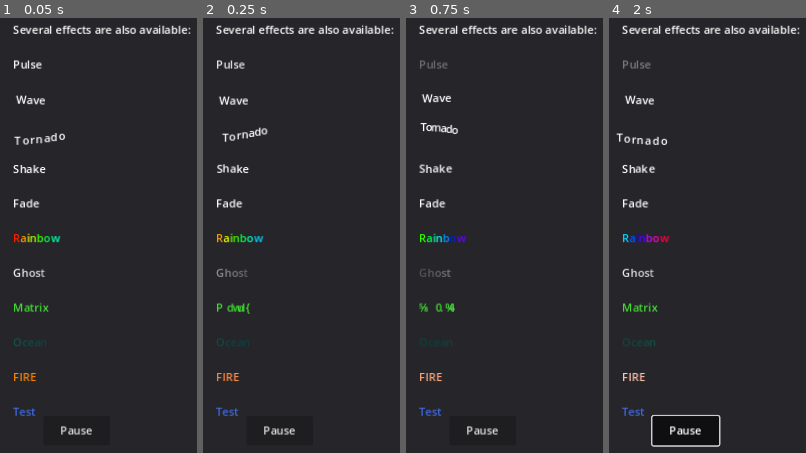
Above: before the commit, frames 1-4 (left to right).
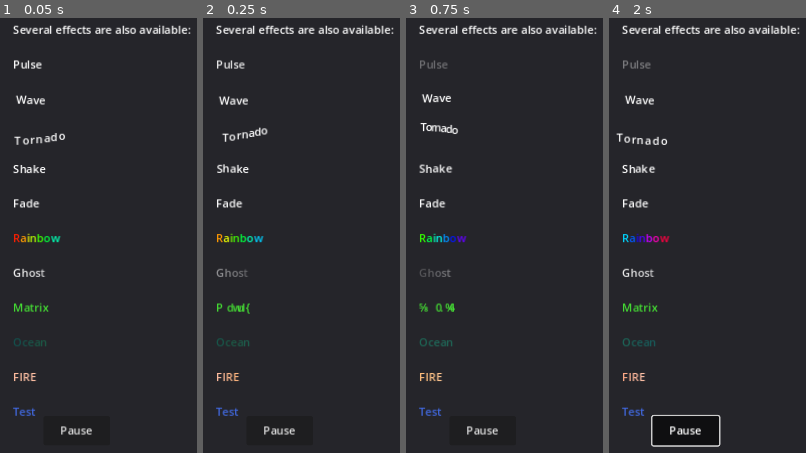
Above: after the commit, the same moments.

Repository: tommyettinger/textratrader
Game: Godot game, scene res://rich_text_bbcode.tscn
The game is run twice, just before and just after one commit, with the same random seed, the same clock (stepped at 60 frames per second) and the same inputs.
Inputs:
- Up to frame 1 (0.05 s): no input
- Up to frame 2 (0.25 s): no input
- Up to frame 3 (0.75 s): no input
- Up to frame 4 (2 s): click "Pause" at 1.25 s

The runs differ from the first frame. In frame 1, 0.1% of the frame differs, in the area x 7-19%, y 81-84%; in frame 2, 0.1%; in frame 3, 0.1%; in frame 4, less than 0.1%.

Commit message:
Make more octaves an option.
This also credits Quilez with creating/discovering this type of noise.

Diff:
--- a/noise_utils.gd
+++ b/noise_utils.gd
@@ -2,12 +2,16 @@
 # Written in 2024 by Tommy Ettinger.
 
 ## Tools for 1D noise given a seed.
+##
+## Based on Quilez Basic Noise, [url]https://www.shadertoy.com/view/3sd3Rs[/url].
 @tool
 class_name NoiseUtils
 
-## Gets continuous noise given a distance and seed.
+## Gets continuous 1D noise given a distance and seed.
 ##
 ## x is a 1D distance, and s is any int seed.
+## You could also use [method octave_noise_1d], which calls this more than once
+## to obtain higher quality and less repetitive results.
 static func noise_1d(x: float, s: int) -> float:
 	x += s * 5.9604644775390625E-8;
 	var xFloor = int(x) if (x >= 0.0) else int(x) - 1
@@ -18,10 +22,15 @@
 	x *= x - 1.0;
 	return rise * x * x * h;
 
-## Gets higher-quality continuous noise given a distance and seed.
+## Gets higher-quality continuous 1D noise given a distance and seed.
 ##
 ## x is a 1D distance, and s is any int seed.
-## This uses 2 calls to [method noise_1d] using different frequencies,
-## which are called "octaves."
-static func octave_noise_1d(x: float, s: int) -> float:
-	return noise_1d(x, s) * 0.6666666666666666 + noise_1d(x * 1.9, s) * 0.3333333333333333;
+## This uses 1 or more calls to [method noise_1d] using different frequencies,
+## and amplitudes which are called "octaves."
+static func octave_noise_1d(x: float, s: int, octaves: int = 2) -> float:
+	var noise = 0.0
+	octaves = max(1, octaves)
+	for n in range(octaves - 1, -1, -1):
+		noise += noise_1d(x, s + n) * (1 << n);
+		x *= 1.9
+	return noise / ((1 << octaves) - 1.0)
--- a/rich_text_ocean.gd
+++ b/rich_text_ocean.gd
@@ -4,7 +4,7 @@
 
 const NoiseUtils = preload("res://noise_utils.gd")
 
-# Syntax: [ocean speed=2 hue=0.14 sat=1.0 val=0.7]Ocean[/ocean]
+# Syntax: [ocean speed=2 span=40.0 hue=0.14 sat=1.0 val=0.7 seed=0]Ocean[/ocean]
 
 # Define the tag name.
 var bbcode = "ocean"
@@ -16,11 +16,10 @@
 	var hue = char_fx.env.get("hue", 0.5)
 	var sat = char_fx.env.get("sat", 0.8)
 	var val = char_fx.env.get("val", 0.25)
+	var noise_seed = char_fx.env.get("seed", 0)
 
 	var progress = speed * char_fx.elapsed_time + (char_fx.range.x / float(span))
 
-# ColorUtils.hsl2rgb(NoiseUtils.octave_noise_1d(progress * 5f, 12345) * 0.15f + hue, saturation,
-#                         0.15f - Math.abs(NoiseUtils.noise_1d(progress * 3f + progress * progress, -123456789)) * 0.3f + lightness, 1f)
-	char_fx.color = Color.from_ok_hsl(NoiseUtils.octave_noise_1d(progress * 1.5, 12345) * 0.1 + hue, \
-	 sat, 0.15 - absf(NoiseUtils.octave_noise_1d(progress * 1.6 + sin(progress), -123456789)) * 0.3 + val, char_fx.color.a)
+	char_fx.color = Color.from_ok_hsl(NoiseUtils.octave_noise_1d(progress * 2.5, noise_seed ^ 123456) * 0.1 + hue, \
+	 sat, 0.15 - absf(NoiseUtils.octave_noise_1d(progress * 1.6 + cos(progress), noise_seed ^ -123456789, 3)) * 0.3 + val, char_fx.color.a)
 	return true
